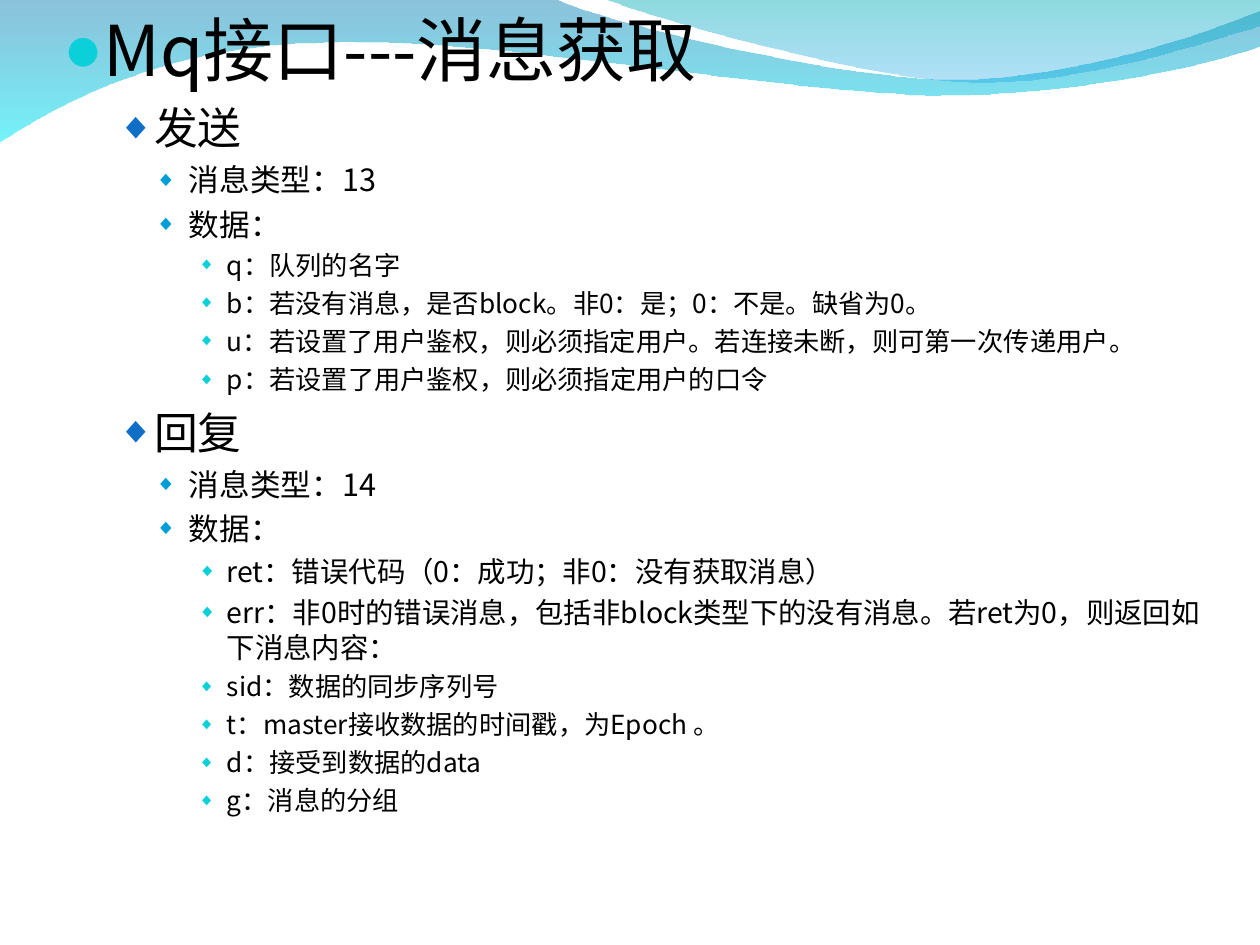
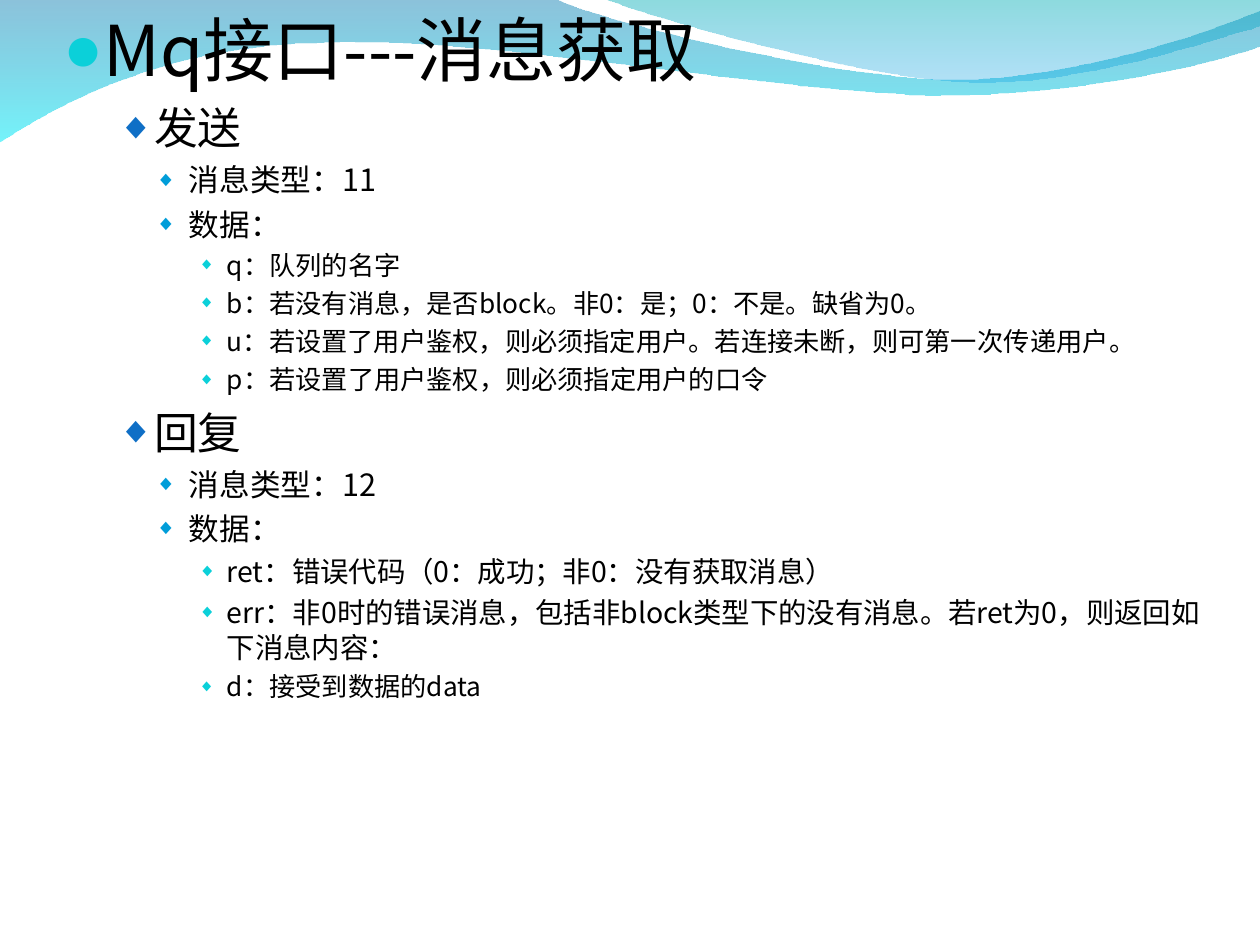
Before and after one commit to zxf1864/cwinux-mq, a slide deck: slide 18 of mq/doc/mq_introduce.ppt (slide 20 before the commit). Drawn at 1260x945 pixels with LibreOffice and Linux fonts; fonts in the diff are those of the drawing; background and template pictures are left out. Boxes give left, top, right and bottom in pixels: in the first picture for what was removed or moved away, otherwise in the second. Text is boxed around its words. In the diff, an @@ line names an element or a change of style, - is before the commit and + after.

```diff
--- a/mq/doc/mq_introduce.ppt
+++ b/mq/doc/mq_introduce.ppt
@@ text at box(189, 165, 377, 194): text changed @@
-    ◆ 消息类型：13
+    ◆ 消息类型：11
@@ text at box(189, 470, 377, 499): text changed @@
-    ◆ 消息类型：14
+    ◆ 消息类型：12
@@ text at box(227, 674, 719, 740): paragraphs removed @@
-      ◆ sid：数据的同步序列号
-      ◆ t：master接收数据的时间戳，为Epoch 。
@@ text at box(227, 787, 399, 817): paragraph removed @@
-      ◆ g：消息的分组
```
Also in this commit, not shown: 14 other slides changed, 1 slide added, 4 slides removed, 8 other files.
